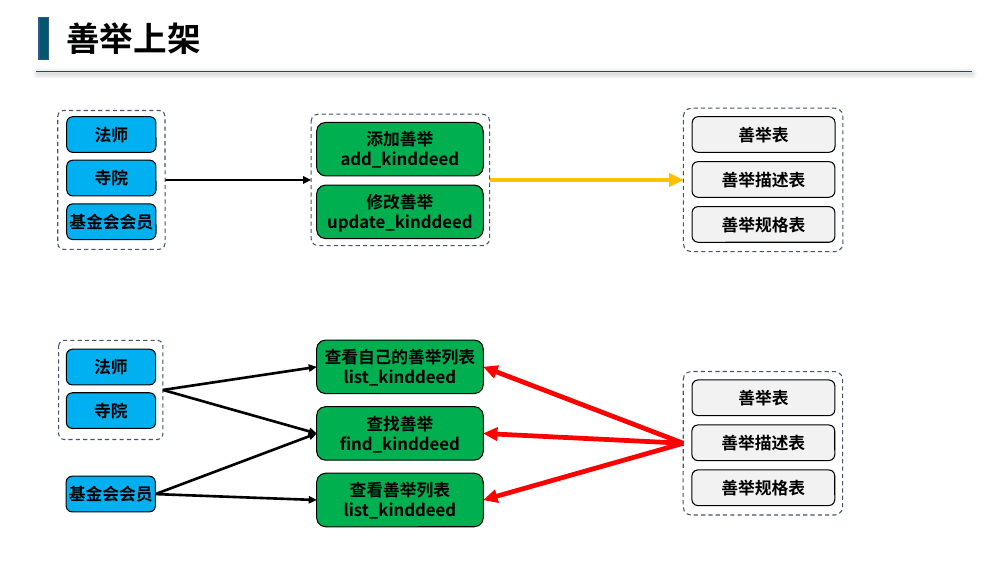
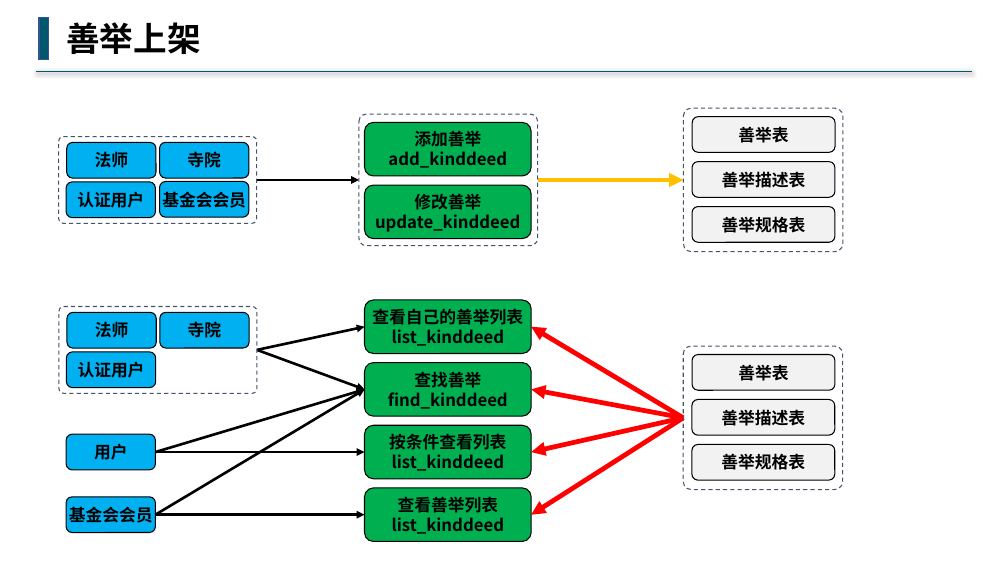
Before and after one commit to buddhachain/buddhaContract, a slide deck: slide 9 of doc/07.善举.pptx. Drawn at 1008x567 pixels with LibreOffice and Linux fonts; fonts in the diff are those of the drawing. Boxes give left, top, right and bottom in pixels: in the first picture for what was removed or moved away, otherwise in the second. Text is boxed around its words. In the diff, an @@ line names an element or a change of style, - is before the commit and + after.

Commit message:
更新认证用户的相关内容

```diff
--- a/doc/07.善举.pptx
+++ b/doc/07.善举.pptx
@@ 3 rounded rectangles moved together from (x1=312, y1=114, x2=490, y2=246) to (x1=359, y1=114, x2=538, y2=246) @@
@@ rounded rectangle resized from (x1=57, y1=110, x2=165, y2=250) to (x1=59, y1=137, x2=257, y2=224) @@
@@ rounded rectangle "法师" moved from (x1=67, y1=116, x2=156, y2=152) to (x1=67, y1=142, x2=156, y2=178) @@
@@ rounded rectangle "寺院" moved from (x1=67, y1=160, x2=156, y2=196) to (x1=160, y1=142, x2=249, y2=178) @@
@@ rounded rectangle added at (x1=67, y1=182, x2=156, y2=218), fill #00B0F0, outline #000000 1 pt, 16 pt, text #000000, bold @@
+认证用户
@@ rounded rectangle "基金会会员" moved from (x1=67, y1=204, x2=156, y2=240) to (x1=160, y1=181, x2=249, y2=217) @@
@@ arrow moved from (165, 180) - (312, 180) to (257, 180) - (359, 180) @@
@@ arrow moved from (490, 180) - (684, 180) to (538, 180) - (684, 180) @@
@@ rounded rectangle resized from (x1=59, y1=340, x2=163, y2=439) to (x1=59, y1=306, x2=257, y2=393) @@
@@ rounded rectangle "法师" moved from (x1=67, y1=349, x2=156, y2=385) to (x1=67, y1=312, x2=157, y2=348) @@
@@ rounded rectangle "寺院" moved from (x1=67, y1=393, x2=156, y2=429) to (x1=160, y1=312, x2=249, y2=348) @@
@@ arrow moved from (163, 390) - (317, 367) to (257, 350) - (364, 327) @@
@@ rounded rectangle "查看自己的善举列表" moved from (x1=317, y1=340, x2=483, y2=394) to (x1=364, y1=300, x2=531, y2=354) @@
@@ arrow moved from (684, 443) - (483, 367) to (684, 418) - (532, 327) @@
@@ rounded rectangle added at (x1=67, y1=352, x2=156, y2=388), fill #00B0F0, outline #000000 1 pt, 16 pt, text #000000, bold @@
+认证用户
@@ arrow moved from (163, 390) - (317, 433) to (257, 350) - (364, 389) @@
@@ 4 rounded rectangles moved together from (x1=684, y1=371, x2=843, y2=515) to (x1=684, y1=346, x2=843, y2=490) @@
@@ arrow moved from (156, 495) - (317, 433) to (156, 515) - (364, 389) @@
@@ arrow added from (156, 452) to (364, 389), #000000 2.5 pt @@
@@ rounded rectangle "查找善举" moved from (x1=317, y1=407, x2=483, y2=461) to (x1=364, y1=363, x2=531, y2=417) @@
@@ arrow moved from (684, 443) - (483, 433) to (684, 418) - (532, 389) @@
@@ arrow moved from (684, 443) - (483, 500) to (684, 418) - (532, 515) @@
@@ arrow added from (684, 418) to (532, 452), #FF0000 4.5 pt @@
@@ rounded rectangle added at (x1=67, y1=434, x2=156, y2=470), fill #00B0F0, outline #000000 1 pt, 16 pt, text #000000, bold @@
+用户
@@ rounded rectangle added at (x1=364, y1=426, x2=531, y2=479), fill #00B050, outline #000000 1 pt, 16 pt, text #000000, bold @@
+按条件查看列表
+list_kinddeed
@@ arrow added from (156, 452) to (364, 452), #000000 2.5 pt @@
@@ rounded rectangle "基金会会员" moved from (x1=67, y1=476, x2=156, y2=512) to (x1=67, y1=497, x2=156, y2=532) @@
@@ rounded rectangle "查看善举列表" moved from (x1=317, y1=473, x2=483, y2=527) to (x1=364, y1=488, x2=531, y2=541) @@
@@ arrow moved from (156, 495) - (317, 500) to (156, 515) - (364, 515) @@
```
Also in this commit, not shown: 4 other slides changed, 1 other file.
